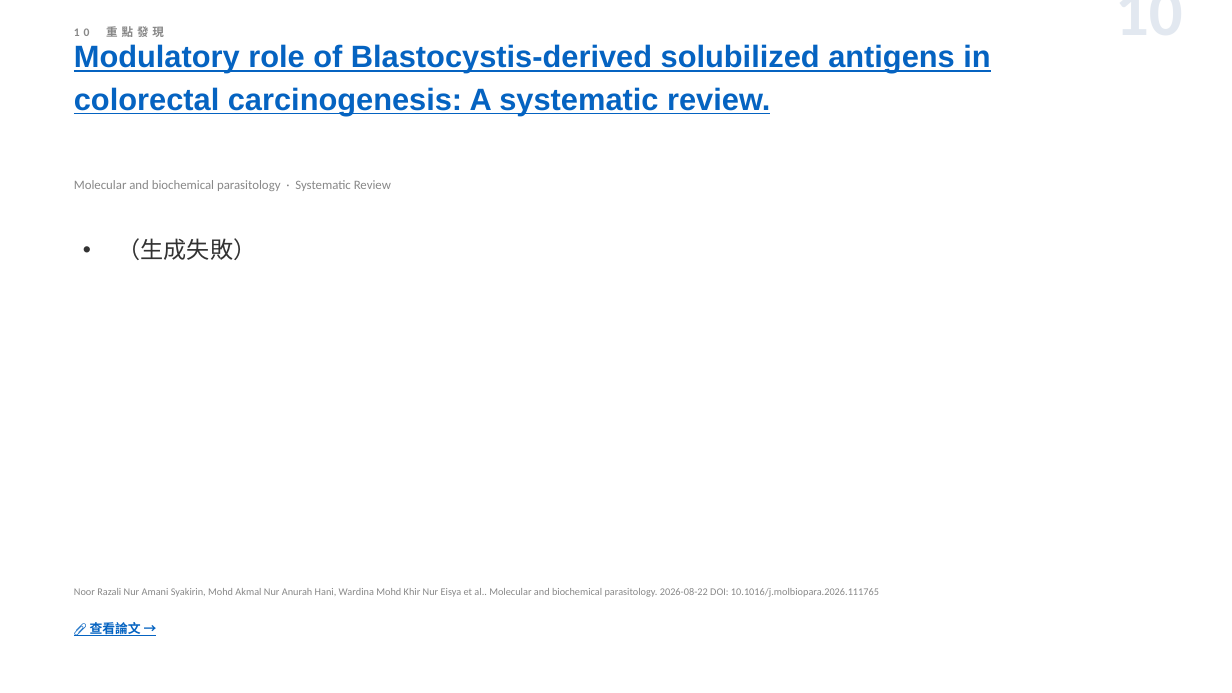
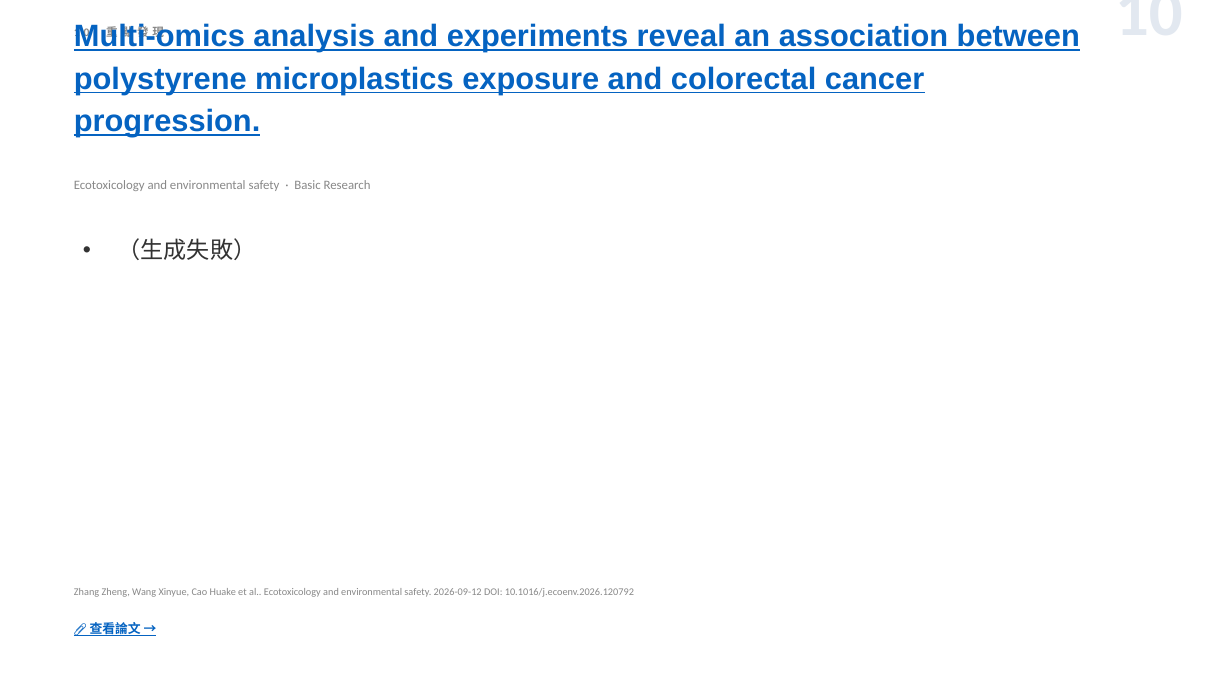
Before and after one commit to jejenhu-maker/colorectal-weekly-digest, a slide deck: slide 12 of docs/digest-zh.pptx. Drawn at 1232x693 pixels with LibreOffice and Linux fonts; fonts in the diff are those of the drawing. Boxes give left, top, right and bottom in pixels: in the first picture for what was removed or moved away, otherwise in the second. Text is boxed around its words. In the diff, an @@ line names an element or a change of style, - is before the commit and + after.

```diff
--- a/docs/digest-zh.pptx
+++ b/docs/digest-zh.pptx
@@ text at <box>74,23,1080,137</box>: text changed @@
-Modulatory role of Blastocystis-derived solubilized antigens in colorectal carcinogenesis: A systematic review.
+Multi-omics analysis and experiments reveal an association between polystyrene microplastics exposure and colorectal cancer progression.
@@ text at <box>74,180,371,191</box>: text changed @@
-Molecular and biochemical parasitology · Systematic Review
+Ecotoxicology and environmental safety · Basic Research
@@ text at <box>74,588,634,597</box>: text changed @@
-Noor Razali Nur Amani Syakirin, Mohd Akmal Nur Anurah Hani, Wardina Mohd Khir Nur Eisya et al.. Molecular and biochemical parasitology. 2026-08-22 DOI: 10.1016/j.molbiopara.2026.111765
+Zhang Zheng, Wang Xinyue, Cao Huake et al.. Ecotoxicology and environmental safety. 2026-09-12 DOI: 10.1016/j.ecoenv.2026.120792
```
Also in this commit, not shown: 10 other slides changed, 1 slide added, 1 slide removed, 2 other files.
